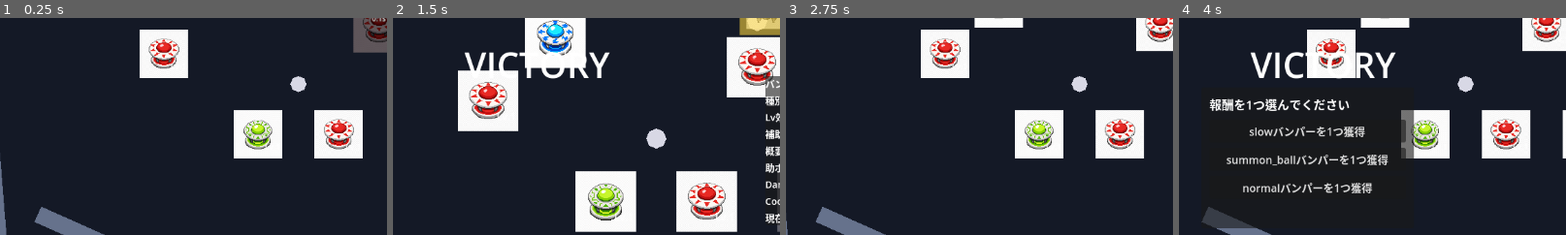
Above: before the commit, frames 1-4 (left to right).
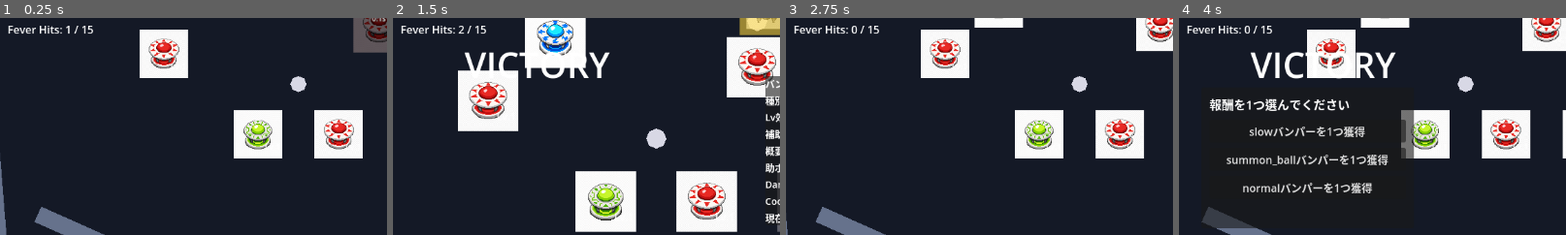
Above: after the commit, the same moments.

Repository: hamayu691-hamy/codex_godot
Game: Godot game, scene res://scenes/PinballBattleScene.tscn
The game is run twice, just before and just after one commit, with the same random seed, the same clock (stepped at 60 frames per second) and the same inputs. The project has no main scene, so this scene is started directly.
Inputs (mouse positions are % of the whole screen's width and height, from its top left):
- Up to frame 1 (0.25 s): no input
- Up to frame 2 (1.5 s): move the mouse to (21, 43) at 0.52 s; hold Right 0.53-1.28 s; tap K at 0.6 s; click (21, 43) at 0.67 s; move the mouse to (47, 46) at 1.27 s; hold Left from 1.28 s (still down); tap B at 1.35 s; click (47, 46) at 1.42 s
- Up to frame 3 (2.75 s): move the mouse to (76, 36) at 2.02 s; release Left at 2.03 s; hold Right from 2.03 s (still down); hold R from 2.03 s (still down); click (76, 36) at 2.17 s
- Up to frame 4 (4 s): move the mouse to (21, 43) at 2.77 s; release R at 2.78 s; tap K at 2.85 s; click (21, 43) at 2.92 s; move the mouse to (48, 46) at 3.52 s; release Right at 3.53 s; hold Left from 3.53 s (still down); tap B at 3.6 s; click (48, 46) at 3.67 s
The pictures show only the part of the screen within x 1-51%, y 35-85%; the shares and areas given below are measured in that part.

The runs differ from the first frame. In frame 1, 0.4% of the frame differs, in the area x 2-25%, y 3-8%; in frame 2, 0.4%; in frame 3, 0.4%; in frame 4, 0.4%.

Commit message:
Add bumper hit fever state

Diff:
--- a/scenes/PinballBattleScene.tscn
+++ b/scenes/PinballBattleScene.tscn
@@ -126,6 +126,32 @@
 theme_override_font_sizes/font_size = 16
 text = "Status: In Battle\nCombo: 0\nNext Bonus Damage: +0\nAssist Balls: 0 / 5"
 
+[node name="FeverLabel" type="Label" parent="UI"]
+visible = false
+offset_left = 440.0
+offset_top = 28.0
+offset_right = 760.0
+offset_bottom = 88.0
+theme_override_font_sizes/font_size = 56
+theme_override_colors/font_color = Color(1, 0.82, 0.18, 1)
+theme_override_colors/font_outline_color = Color(0.18, 0.05, 0, 1)
+theme_override_constants/outline_size = 5
+text = "FEVER"
+horizontal_alignment = 1
+
+[node name="FeverTimeLabel" type="Label" parent="UI"]
+visible = false
+offset_left = 520.0
+offset_top = 88.0
+offset_right = 680.0
+offset_bottom = 124.0
+theme_override_font_sizes/font_size = 30
+theme_override_colors/font_color = Color(1, 0.82, 0.18, 1)
+theme_override_colors/font_outline_color = Color(0.18, 0.05, 0, 1)
+theme_override_constants/outline_size = 4
+text = "5.0s"
+horizontal_alignment = 1
+
 [node name="VictoryLabel" type="Label" parent="UI"]
 visible = false
 offset_left = 115.0
--- a/scripts/core/audio_manager.gd
+++ b/scripts/core/audio_manager.gd
@@ -12,6 +12,8 @@
 	"bomb_explosion": "res://assets/audio/se/bomb_explosion.ogg",
 	"reward_select": "res://assets/audio/se/reward_select.ogg",
 	"bumper_level_up": "res://assets/audio/se/bumper_level_up.ogg",
+	"fever_start": "res://assets/audio/se/bumper_level_up.ogg",
+	"fever_end": "res://assets/audio/se/reward_select.ogg",
 	"victory": "res://assets/audio/se/victory.ogg",
 	"game_over": "res://assets/audio/se/game_over.ogg",
 }
--- a/scripts/gameplay/bumper.gd
+++ b/scripts/gameplay/bumper.gd
@@ -87,6 +87,8 @@
 		_recalculate_stats()
 @export_enum("normal", "attack", "shield", "combo", "bomb") var summon_assist_ball_type: String = "normal"
 @export var cooldown_time: float = 0.08
+@export var cooldown_multiplier: float = 1.0
+@export var hit_feedback_multiplier: float = 1.0
 
 var _cooldown_remaining: float = 0.0
 var _scale_tween: Tween = null
@@ -116,7 +118,7 @@
 func on_ball_entered(ball: RigidBody2D) -> void:
 	if _cooldown_remaining > 0.0:
 		return
-	_cooldown_remaining = cooldown_time
+	_cooldown_remaining = cooldown_time * cooldown_multiplier
 	_update_cooldown_display()
 	_apply_impulse_to_ball(ball)
 	_apply_bumper_effect(ball)
@@ -312,8 +314,9 @@
 		_flash_tween.tween_property(feedback_target, "modulate", flash_color, 0.06)
 		_flash_tween.tween_property(feedback_target, "modulate", base_modulate, 0.12)
 
+	var target_scale: Vector2 = Vector2.ONE.lerp(HIT_SCALE, hit_feedback_multiplier)
 	_scale_tween = create_tween()
-	_scale_tween.tween_property(self, "scale", HIT_SCALE, 0.07)
+	_scale_tween.tween_property(self, "scale", target_scale, 0.07)
 	_scale_tween.tween_property(self, "scale", Vector2.ONE, 0.12)
 
 func _get_feedback_visual_target() -> CanvasItem:
--- a/scripts/gameplay/pinball_battle_scene.gd
+++ b/scripts/gameplay/pinball_battle_scene.gd
@@ -50,6 +50,14 @@
 const CLEAR_CAMERA_FOCUS_DURATION: float = 0.8
 const CLEAR_REWARD_DELAY: float = 0.3
 const CLEAR_EFFECT_COLOR: Color = Color(1.0, 0.85, 0.25, 0.95)
+const FEVER_TRIGGER_BUMPER_HITS: int = 15
+const FEVER_DURATION: float = 5.0
+const FEVER_COMBO_GAIN_MULTIPLIER: int = 2
+const FEVER_SUMMON_BALL_BONUS_COUNT: int = 1
+const FEVER_BUMPER_COOLDOWN_MULTIPLIER: float = 0.55
+const FEVER_HIT_EFFECT_MULTIPLIER: float = 1.45
+const FEVER_BACKGROUND_MODULATE: Color = Color(1.18, 1.12, 0.82, 1.0)
+const FEVER_EFFECT_COLOR: Color = Color(1.0, 0.82, 0.18, 0.95)
 const CLEAR_EFFECT_END_RADIUS: float = 70.0
 # Minimum angular speed (rad/s) to treat the flipper as actively striking. Tune for feel.
 const FLIPPER_ACTIVE_ANGULAR_SPEED_THRESHOLD: float = 3.0
@@ -151,6 +159,8 @@
 @onready var bonus_damage_label: Label = $UI/BonusDamageLabel
 @onready var assist_balls_label: Label = $UI/AssistBallsLabel
 @onready var status_label: Label = $UI/StatusLabel
+@onready var fever_label: Label = $UI/FeverLabel
+@onready var fever_time_label: Label = $UI/FeverTimeLabel
 @onready var victory_label: Label = $UI/VictoryLabel
 @onready var game_over_label: Label = $UI/GameOverLabel
 @onready var reward_panel: Panel = $UI/RewardPanel
@@ -203,11 +213,16 @@
 var _ball_visual_base_modulates: Dictionary = {}
 var _stage_clear_sequence_id: int = 0
 var _camera_default_zoom: Vector2 = Vector2.ONE
+var _bumper_hit_count: int = 0
+var _is_fever_active: bool = false
+var _fever_remaining: float = 0.0
+var _background_base_modulate: Color = Color.WHITE
 
 func _ready() -> void:
 	_load_stage_config("stage_01")
 	_field_builder = FieldBuilder.new(PIN_COLLISION_RADIUS, BUMPER_COLLISION_RADIUS, ENEMY_COLLISION_RADIUS, BUMPER_VISUAL_COLOR, BUMPER_VISUAL_COLOR_BY_TYPE, BUMPER_VISUAL_POINTS, ENEMY_VISUAL_COLOR, ENEMY_HP_INITIAL)
 	_setup_background()
+	_setup_fever_ui()
 	_setup_ball_visual()
 	_spawn_flippers()
 	_setup_camera()
@@ -258,6 +273,7 @@
 
 
 func _setup_background() -> void:
+	_background_base_modulate = background_root.modulate
 	for child: Node in background_root.get_children():
 		child.queue_free()
 	background_root.z_index = BACKGROUND_Z_INDEX
@@ -289,6 +305,12 @@
 		Vector2(0.0, FIELD_HEIGHT),
 	])
 	background_root.add_child(fallback_background)
+
+func _setup_fever_ui() -> void:
+	fever_label.visible = false
+	fever_time_label.visible = false
+	fever_label.add_theme_color_override("font_color", FEVER_EFFECT_COLOR)
+	fever_time_label.add_theme_color_override("font_color", FEVER_EFFECT_COLOR)
 
 func _setup_ball_visual() -> void:
 	var ball_visual: Node = ball.get_node_or_null("BallVisual")
@@ -663,6 +685,7 @@
 
 func _physics_process(delta: float) -> void:
 	_update_camera_follow(delta)
+	_update_fever(delta)
 	if DEBUG_ENABLE_ENEMY_ZERO_HP_COMMAND:
 		var is_debug_key_down: bool = Input.is_key_pressed(DEBUG_ENEMY_ZERO_HP_KEY)
 		if is_debug_key_down and not _debug_enemy_zero_hp_key_was_down:
@@ -839,13 +862,14 @@
 	if _is_victory or _is_game_over:
 		return
 	audio_manager.play_se("bumper_hit")
+	_register_bumper_hit_for_fever(bumper)
 	_apply_bumper_effect(bumper, hit_ball)
 	if hit_ball is AssistBall:
 		var assist_ball: AssistBall = hit_ball
 		if assist_ball.grants_combo_on_bumper_hit():
-			combo_count += 1
+			combo_count += _get_fever_combo_gain(1)
 	if bumper_type == "summon_ball":
-		for _summon_index: int in BumperLevelTable.get_summon_ball_count(bumper.level):
+		for _summon_index: int in _get_fever_summon_ball_count(BumperLevelTable.get_summon_ball_count(bumper.level)):
 			_spawn_assist_ball(bumper, bumper.summon_assist_ball_type)
 	_update_combo_label()
 	_update_bonus_damage_label()
@@ -1351,6 +1375,9 @@
 		"Next Bonus Damage: +%d" % _next_enemy_hit_bonus_damage,
 		"Assist Balls: %d / %d" % [_get_active_assist_ball_count(), ASSIST_BALL_MAX_COUNT],
 	]
+	status_lines.append("Fever Hits: %d / %d" % [_bumper_hit_count, FEVER_TRIGGER_BUMPER_HITS])
+	if _is_fever_active:
+		status_lines.append("FEVER: %.1fs" % _fever_remaining)
 	if _slow_effect_multiplier > 1.0:
 		status_lines.append("Slow Boost: x%.2f" % _slow_effect_multiplier)
 	status_label.text = "\n".join(status_lines)
@@ -1364,6 +1391,84 @@
 		return "Ball Down"
 	return "In Battle"
 
+func _register_bumper_hit_for_fever(bumper: Bumper) -> void:
+	if _is_fever_active:
+		_spawn_hit_effect(bumper.global_position, FEVER_EFFECT_COLOR, HIT_EFFECT_DURATION * FEVER_HIT_EFFECT_MULTIPLIER, HIT_EFFECT_START_RADIUS, HIT_EFFECT_END_RADIUS * FEVER_HIT_EFFECT_MULTIPLIER)
+		return
+	_bumper_hit_count += 1
+	if _bumper_hit_count >= FEVER_TRIGGER_BUMPER_HITS:
+		_start_fever()
+	_update_fever_ui()
+
+func _start_fever() -> void:
+	if _is_fever_active:
+		return
+	_is_fever_active = true
+	_fever_remaining = FEVER_DURATION
+	background_root.modulate = FEVER_BACKGROUND_MODULATE
+	audio_manager.play_se("fever_start")
+	_apply_fever_to_bumpers()
+	_update_fever_ui()
+
+func _update_fever(delta: float) -> void:
+	if not _is_fever_active:
+		return
+	_fever_remaining = max(_fever_remaining - delta, 0.0)
+	if _fever_remaining <= 0.0:
+		_end_fever()
+	else:
+		_update_fever_ui()
+
+func _end_fever() -> void:
+	if not _is_fever_active:
+		return
+	_is_fever_active = false
+	_fever_remaining = 0.0
+	_bumper_hit_count = 0
+	background_root.modulate = _background_base_modulate
+	audio_manager.play_se("fever_end")
+	_apply_fever_to_bumpers()
+	_update_fever_ui()
+
+func _apply_fever_to_bumpers() -> void:
+	var cooldown_multiplier: float = 1.0
+	var hit_feedback_multiplier: float = 1.0
+	if _is_fever_active:
+		cooldown_multiplier = FEVER_BUMPER_COOLDOWN_MULTIPLIER
+		hit_feedback_multiplier = FEVER_HIT_EFFECT_MULTIPLIER
+	for bumper: Bumper in bumpers:
+		if is_instance_valid(bumper):
+			bumper.cooldown_multiplier = cooldown_multiplier
+			bumper.hit_feedback_multiplier = hit_feedback_multiplier
+
+func _update_fever_ui() -> void:
+	if not is_node_ready():
+		return
+	fever_label.visible = _is_fever_active
+	fever_time_label.visible = _is_fever_active
+	if _is_fever_active:
+		fever_label.text = "FEVER"
+		fever_time_label.text = "%.1fs" % _fever_remaining
+	_update_status_label()
+
+func _get_fever_combo_gain(base_gain: int) -> int:
+	if _is_fever_active:
+		return base_gain * FEVER_COMBO_GAIN_MULTIPLIER
+	return base_gain
+
+func _get_fever_summon_ball_count(base_count: int) -> int:
+	if _is_fever_active:
+		return base_count + FEVER_SUMMON_BALL_BONUS_COUNT
+	return base_count
+
+func _reset_fever_state() -> void:
+	_is_fever_active = false
+	_fever_remaining = 0.0
+	_bumper_hit_count = 0
+	background_root.modulate = _background_base_modulate
+	_apply_fever_to_bumpers()
+	_update_fever_ui()
+
 func _reset_combo_count() -> void:
 	combo_count = 0
 	_update_combo_label()
@@ -1371,9 +1476,9 @@
 func _apply_bumper_effect(bumper: Bumper, hit_ball: RigidBody2D) -> void:
 	match bumper.bumper_type:
 		"normal":
-			combo_count += BumperLevelTable.get_normal_combo_gain(bumper.level)
+			combo_count += _get_fever_combo_gain(BumperLevelTable.get_normal_combo_gain(bumper.level))
 		"power":
-			combo_count += BumperLevelTable.get_power_combo_gain(bumper.level)
+			combo_count += _get_fever_combo_gain(BumperLevelTable.get_power_combo_gain(bumper.level))
 			var power_amount: int = BumperLevelTable.get_power_bonus_damage(bumper.level)
 			if hit_ball is AssistBall:
 				var power_assist_ball: AssistBall = hit_ball
@@ -1394,12 +1499,12 @@
 		"slow":
 			_apply_slow_bumper_velocity(hit_ball, BumperLevelTable.get_slow_rate(bumper.level))
 		"aim":
-			combo_count += 1
+			combo_count += _get_fever_combo_gain(1)
 			_apply_aim_bumper_effect(bumper, hit_ball)
 		"summon_ball":
-			combo_count += 1
+			combo_count += _get_fever_combo_gain(1)
 		_:
-			combo_count += 1
+			combo_count += _get_fever_combo_gain(1)
 
 func _apply_aim_bumper_effect(bumper: Bumper, target_ball: RigidBody2D) -> void:
 	if _is_victory or _is_game_over:
@@ -1536,6 +1641,7 @@
 	_is_game_over = false
 	_is_ball_alive = true
 	_spawn_bumpers()
+	_reset_fever_state()
 	_reset_enemies_for_battle()
 	_hovered_bumper = null
 	bumper_tooltip_panel.visible = false
